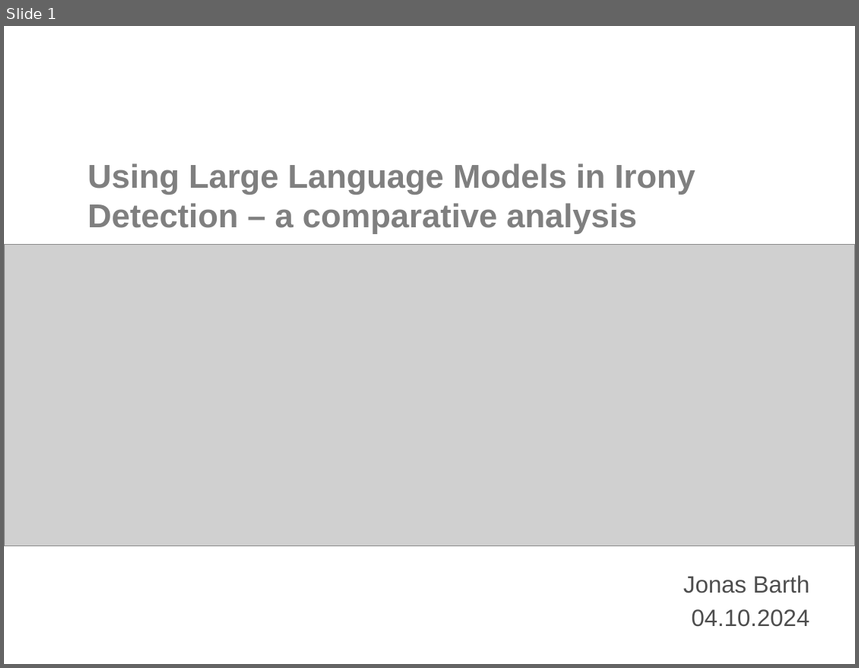
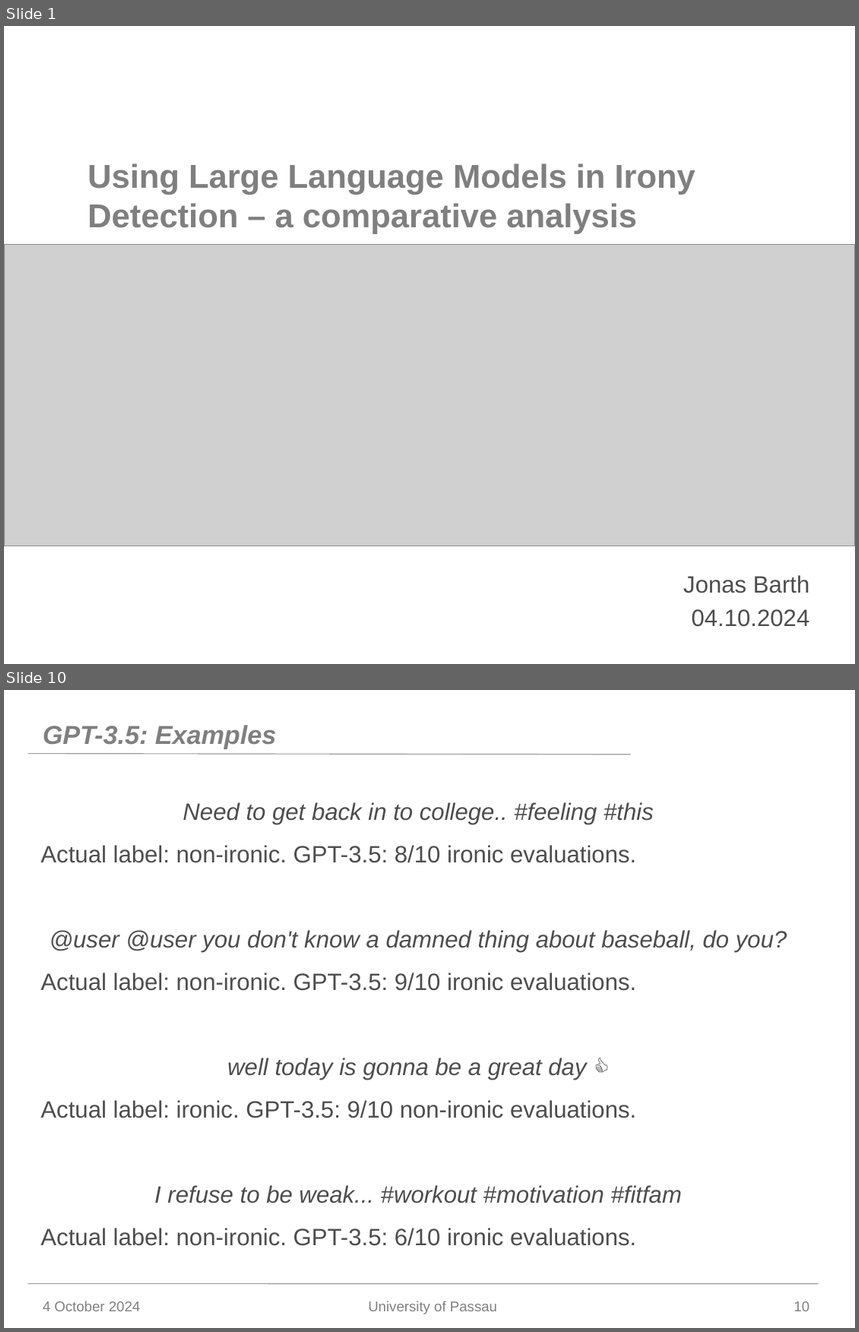
Before and after one commit to Jonas-Barth/bachelor, a slide deck: Writing/Präsentation.pptx. Shown one above the other, each under a label of ours: slide 1 before the commit, slides 1 and 10 after it; the slides between them are not shown. The pictures are 859x668 and 859x1332 pixels, drawn with LibreOffice and Linux fonts; fonts in the diff are those of the drawing; grey boxes stand for pictures; background and template pictures are left out. Boxes give left, top, right and bottom in pixels: in the first picture for what was removed or moved away, otherwise in the second. Text is boxed around its words. In the diff, an @@ line names an element or a change of style, - is before the commit and + after.

```diff
--- a/Writing/Präsentation.pptx
+++ b/Writing/Präsentation.pptx
@@ slide 10 added at box(4, 690, 855, 1328), background #FFFFFF @@
@@ title added at box(43, 725, 276, 749), 22 pt, text #7F7F7F, bold, italic @@
+GPT-3.5: Examples
@@ line added from (28, 754) to (630, 755), #999F9E 0.75 pt @@
@@ text added at box(40, 802, 787, 1246), 20 pt, text #4D4D4D @@
+Need to get back in to college.. #feeling #this
+Actual label: non-ironic. GPT-3.5: 8/10 ironic evaluations.
+@user @user you don't know a damned thing about baseball, do you?
+Actual label: non-ironic. GPT-3.5: 9/10 ironic evaluations.
+well today is gonna be a great day 👍
+Actual label: ironic. GPT-3.5: 9/10 non-ironic evaluations.
+I refuse to be weak... #workout #motivation #fitfam
+Actual label: non-ironic. GPT-3.5: 6/10 ironic evaluations.
@@ line added from (28, 1284) to (819, 1284), #999F9E 0.75 pt @@
@@ text added at box(43, 1301, 140, 1312), 12 pt, text #7F7F7F @@
+4 October 2024
@@ text added at box(368, 1301, 497, 1315), 12 pt, text #7F7F7F @@
+University of Passau
@@ page number added at box(794, 1302, 810, 1312), 12 pt, text #7F7F7F @@
+10
```
Also in this commit, not shown: 8 slides changed, 11 other slides added, 2 slides removed.
